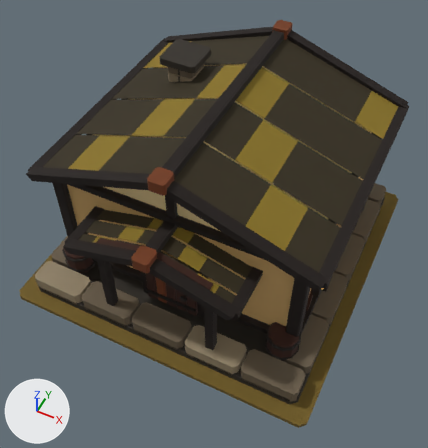
Two versions of the glTF model art/longhouse_t6/longhouse_t6.glb, one commit apart.
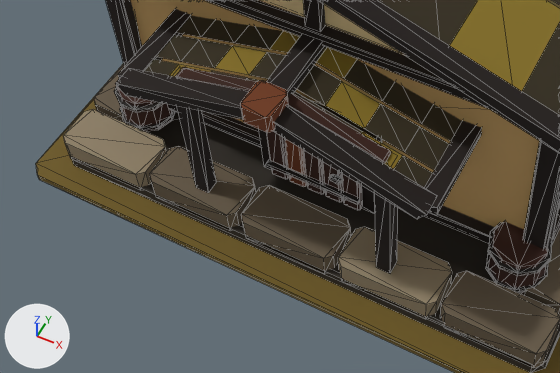
Each version is shown whole from a 50 mm lens placed at (1.9, -4.0, 5.31), pointed at (0.07, -0.34, 0.73), then close up on the part from 0% to 71% of the width and 45% to 90% of the height. Every picture has the same lights, and +X, +Y and +Z are marked at lower left. The first two pictures are the older version. The close-ups show mesh edges as thin lines.

Names of what the first close-up shows: 'MMR | longhouse | T06 Architecture.001', 'MMR | longhouse | Tier 06 Ground.001'.
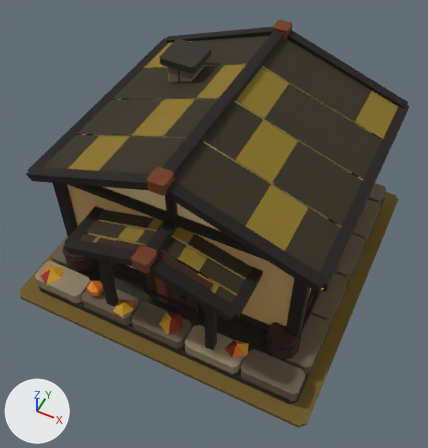
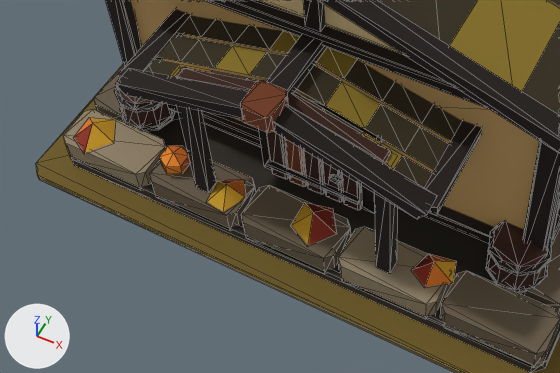
Where the change shows, as pixel boxes [x1, y1, x2, y2] in the close-ups (560 x 373 px):
```json
{"object": "MMR | longhouse | T06 Autumn Dressing.001", "change": "added", "after": [74, 118, 456, 287]}
```

Edits to the scene script, one JSON object a line:
```json
{"op": "add", "block": "me_mmr___longhouse___t06_autumn_dressing_001", "code": ["me_mmr___longhouse___t06_autumn_dressing_001 = bpy.data.meshes.new('MMR | longhouse | T06 Autumn Dressing.001')", "me_mmr___longhouse___t06_autumn_dressing_001.from_pydata(...)  # 37 vertices, 38 faces; spans x -1.44..0.92, y -1.52..-1.2, z 0.21..0.35", "me_mmr___longhouse___t06_autumn_dressing_001.materials.append(mat_mmr___shared_palette_atlas)  # picture img_mmr_shared_color_palette_64"]}
{"op": "add", "block": "ob_mmr___longhouse___t06_autumn_dressing_001", "code": ["ob_mmr___longhouse___t06_autumn_dressing_001 = bpy.data.objects.new('MMR | longhouse | T06 Autumn Dressing.001', me_mmr___longhouse___t06_autumn_dressing_001)", "ob_mmr___longhouse___t06_autumn_dressing_001.location = (0.0, 0.0, 0.05)"]}
```
